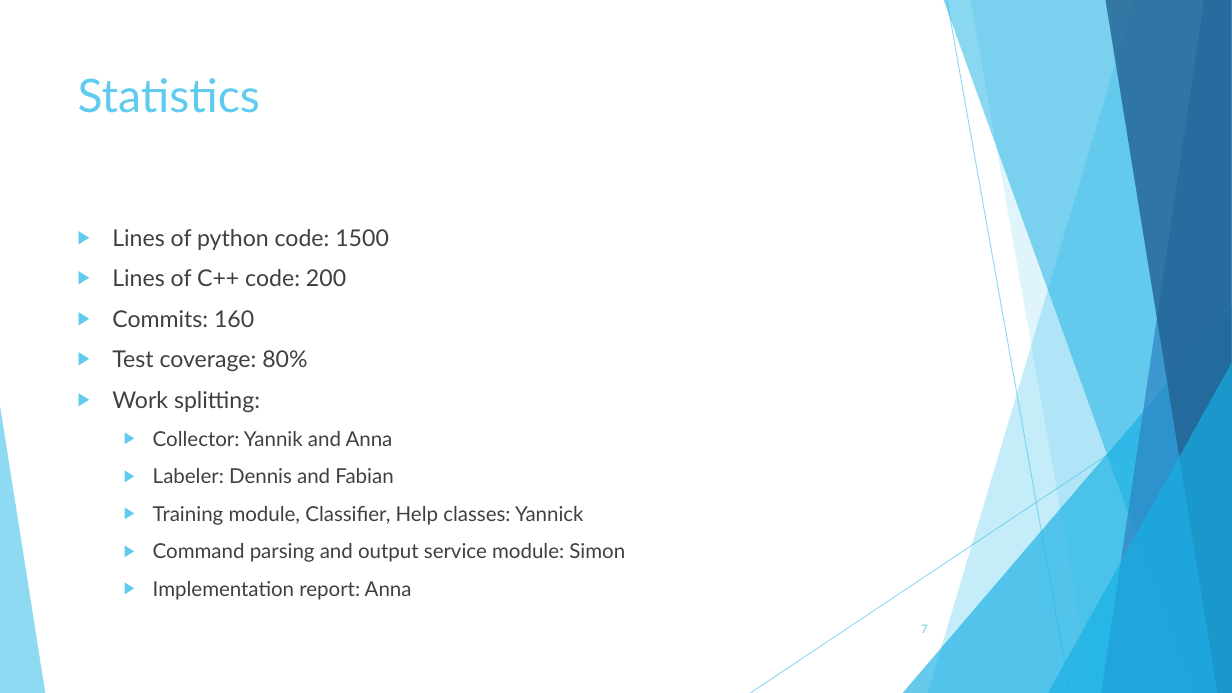
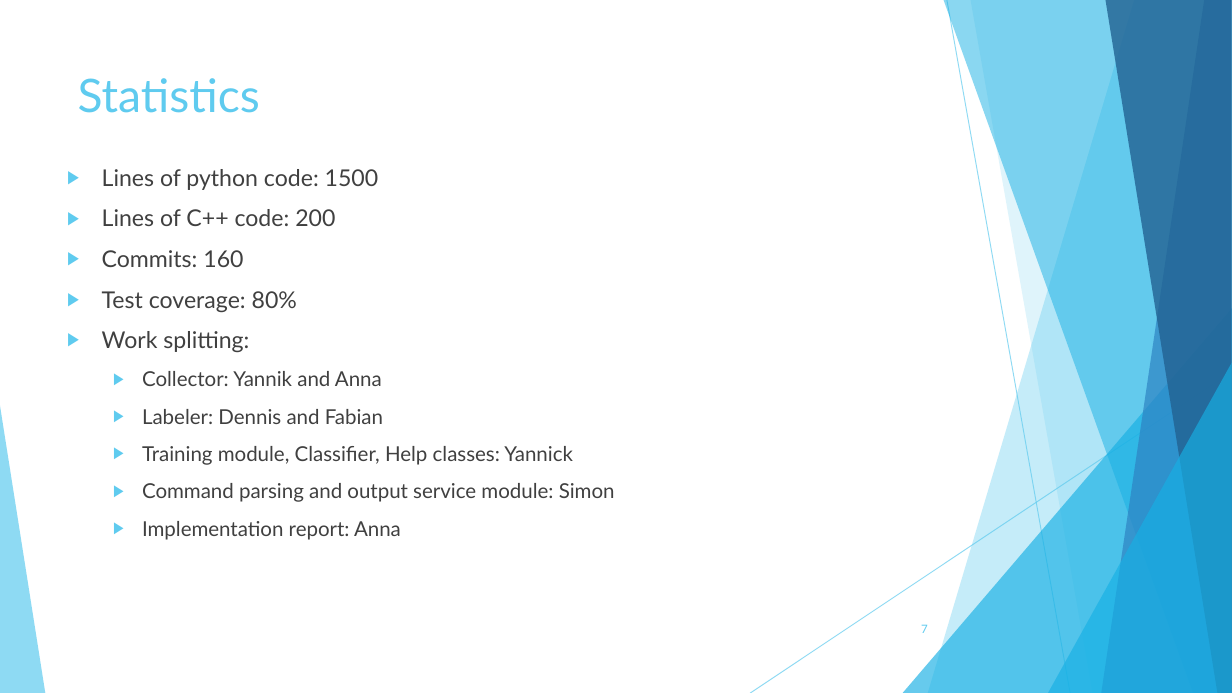
Before and after one commit to TheSlimvReal/PSE---LA-meets-ML, a slide deck: slide 7 of Implementation Sheet/Impl_sheet_presentation.pptx. Drawn at 1232x693 pixels with LibreOffice and Linux fonts; fonts in the diff are those of the drawing. Boxes give left, top, right and bottom in pixels: in the first picture for what was removed or moved away, otherwise in the second. Text is boxed around its words. In the diff, an @@ line names an element or a change of style, - is before the commit and + after.

```diff
--- a/Implementation Sheet/Impl_sheet_presentation.pptx
+++ b/Implementation Sheet/Impl_sheet_presentation.pptx
@@ text "Lines of python code: 1500": place and size @@
-text "Lines of python code: 1500" at <box>112,229,625,600</box>
+text "Lines of python code: 1500" at <box>102,169,615,540</box>
```
Also in this commit, not shown: 3 other slides changed.
